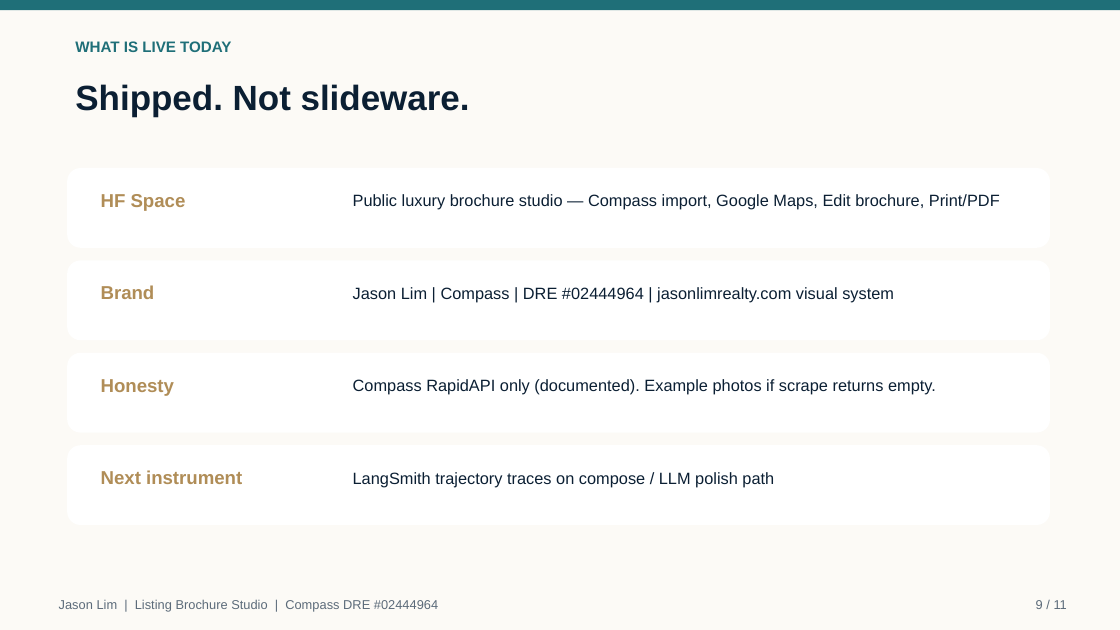
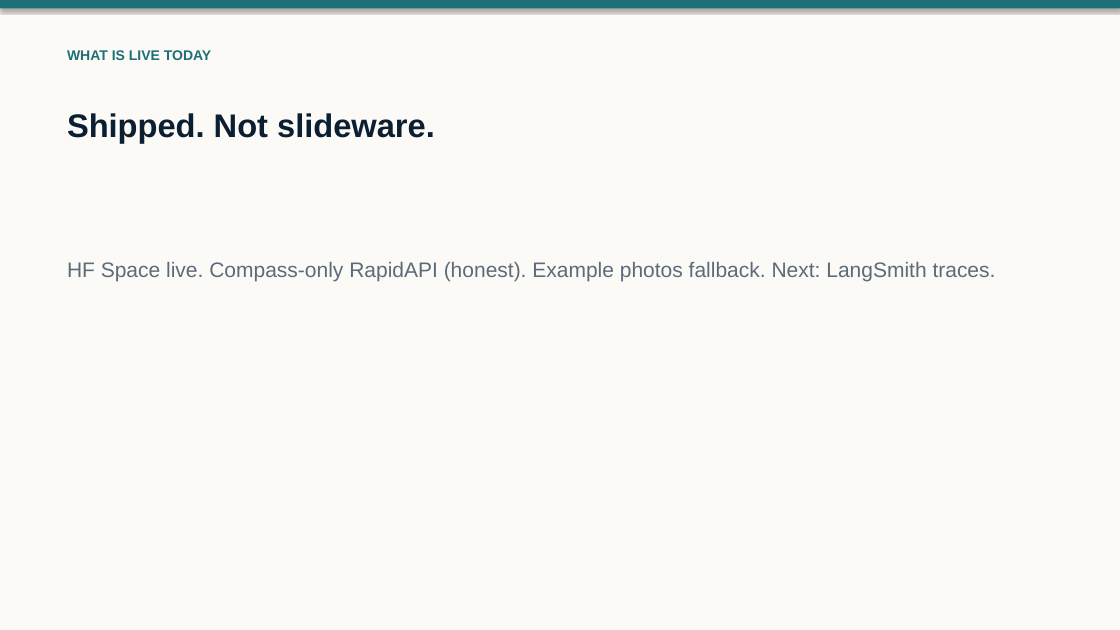
Before and after one commit to jhhlim/LLMFundamentals, a slide deck: slide 9 of Jason_Lim_Project_Notes_Demo_10min_VC_Pitch_Keynote.pptx. Drawn at 1120x630 pixels with LibreOffice and Linux fonts; fonts in the diff are those of the drawing. Boxes give left, top, right and bottom in pixels: in the first picture for what was removed or moved away, otherwise in the second. Text is boxed around its words. In the diff, an @@ line names an element or a change of style, - is before the commit and + after.

```diff
--- a/Jason_Lim_Project_Notes_Demo_10min_VC_Pitch_Keynote.pptx
+++ b/Jason_Lim_Project_Notes_Demo_10min_VC_Pitch_Keynote.pptx
@@ rectangle at (x1=0, y1=0, x2=1120, y2=630): shadow on @@
@@ rectangle at (x1=0, y1=0, x2=1120, y2=8): shadow on @@
@@ text "WHAT IS LIVE TODAY" moved from (x1=75, y1=41, x2=231, y2=52) to (x1=67, y1=50, x2=211, y2=60) @@
@@ text "WHAT IS LIVE TODAY" at (x1=67, y1=50, x2=211, y2=60): size 13 to 12 pt; less space between paragraphs @@
@@ text "Shipped. Not slideware." moved from (x1=75, y1=84, x2=470, y2=117) to (x1=67, y1=113, x2=435, y2=143) @@
@@ text "Shipped. Not slideware." at (x1=67, y1=113, x2=435, y2=143): size 30 to 28 pt; less space between paragraphs @@
@@ rounded rectangle removed at (x1=67, y1=168, x2=1050, y2=248) @@
@@ text removed at (x1=101, y1=194, x2=186, y2=211) @@
-HF Space
@@ text removed at (x1=353, y1=194, x2=1000, y2=210) @@
-Public luxury brochure studio — Compass import, Google Maps, Edit brochure, Print/PDF
@@ rounded rectangle removed at (x1=67, y1=260, x2=1050, y2=340) @@
@@ text added at (x1=67, y1=262, x2=996, y2=281), 18 pt, text #5C6B7A @@
+HF Space live. Compass-only RapidAPI (honest). Example photos fallback. Next: LangSmith traces.
@@ text removed at (x1=101, y1=285, x2=155, y2=299) @@
-Brand
@@ text removed at (x1=353, y1=287, x2=894, y2=303) @@
-Jason Lim | Compass | DRE #02444964 | jasonlimrealty.com visual system
@@ rounded rectangle removed at (x1=67, y1=353, x2=1050, y2=433) @@
@@ text removed at (x1=101, y1=379, x2=174, y2=396) @@
-Honesty
@@ text removed at (x1=353, y1=379, x2=936, y2=395) @@
-Compass RapidAPI only (documented). Example photos if scrape returns empty.
@@ rounded rectangle removed at (x1=67, y1=445, x2=1050, y2=525) @@
@@ text removed at (x1=101, y1=470, x2=242, y2=484) @@
-Next instrument
@@ text removed at (x1=353, y1=472, x2=774, y2=487) @@
-LangSmith trajectory traces on compose / LLM polish path
@@ text removed at (x1=59, y1=600, x2=438, y2=612) @@
-Jason Lim | Listing Brochure Studio | Compass DRE #02444964
@@ text removed at (x1=1036, y1=600, x2=1067, y2=609) @@
-9 / 11
```
Also in this commit, not shown: 9 other slides changed, 1 slide added, 1 slide removed, 3 other files.
